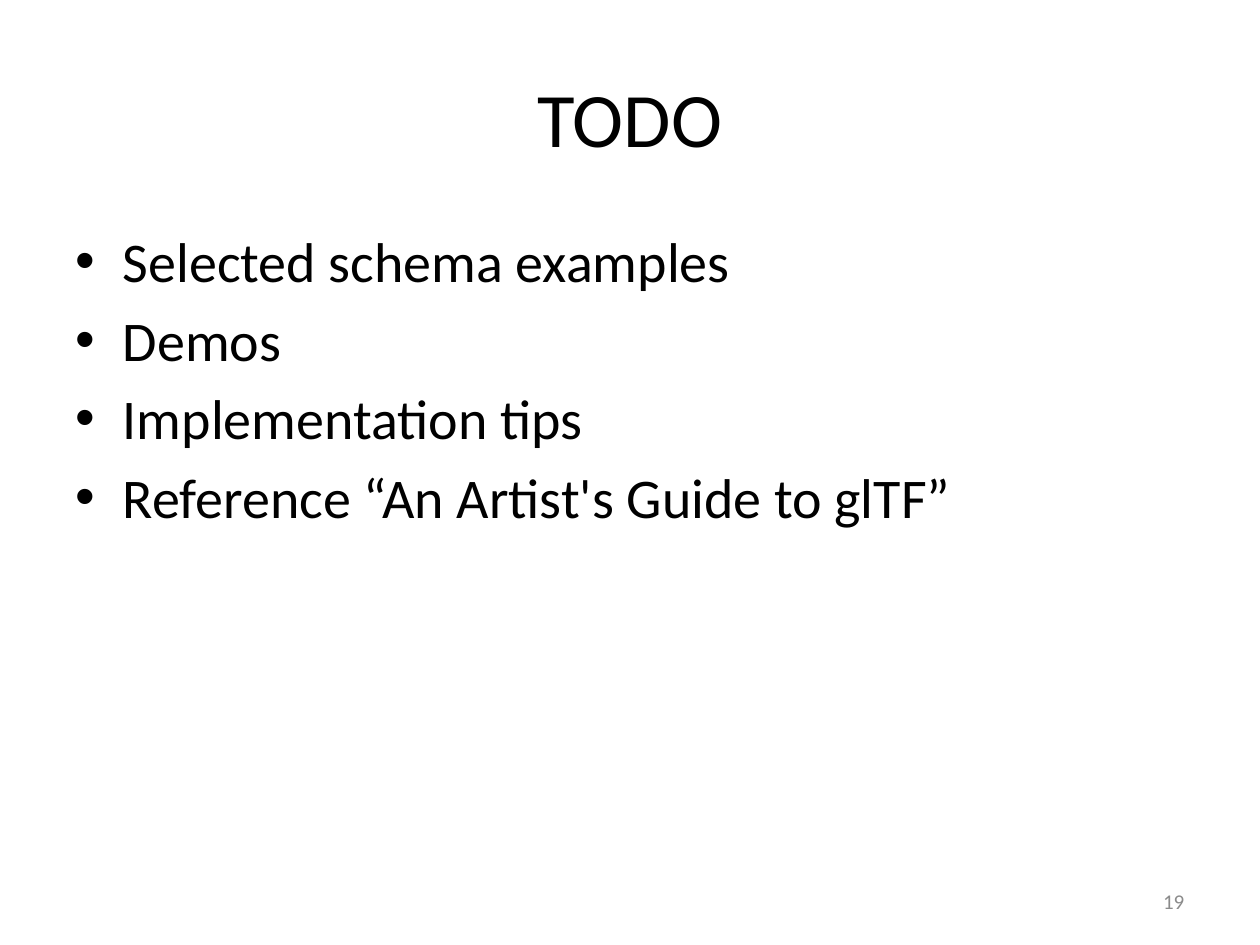
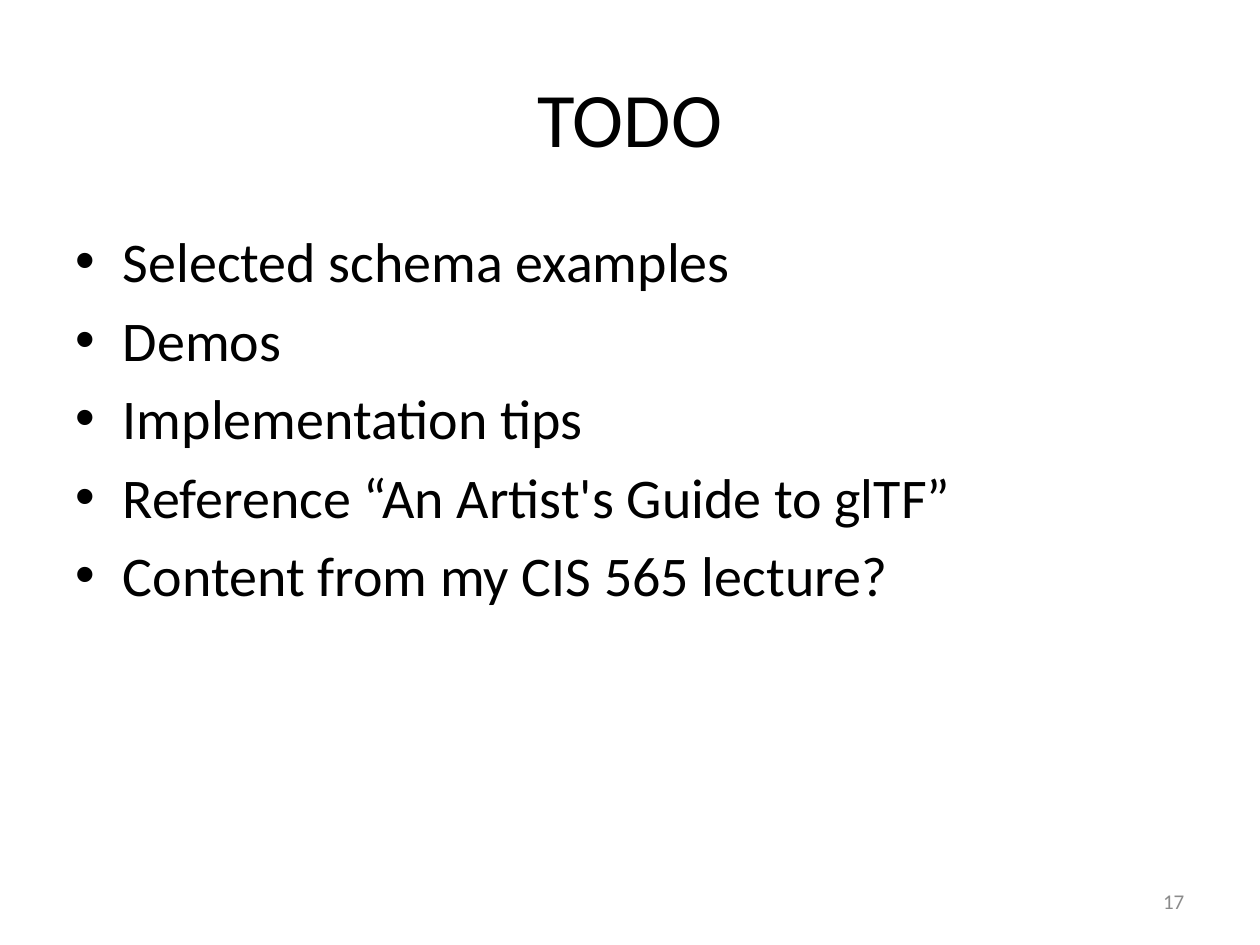
Before and after one commit to pjcozzi/Articles, a slide deck: slide 17 of WebGLContentPipeline/WebGLContentPipelineWithglTF.pptx (slide 19 before the commit). Drawn at 1260x945 pixels with LibreOffice and Linux fonts; fonts in the diff are those of the drawing. Boxes give left, top, right and bottom in pixels: in the first picture for what was removed or moved away, otherwise in the second. Text is boxed around its words. In the diff, an @@ line names an element or a change of style, - is before the commit and + after.

```diff
--- a/WebGLContentPipeline/WebGLContentPipelineWithglTF.pptx
+++ b/WebGLContentPipeline/WebGLContentPipelineWithglTF.pptx
@@ text at box(123, 557, 887, 605): paragraph added @@
+• Content from my CIS 565 lecture?
@@ page number at box(1163, 895, 1184, 909): text changed @@
-19
+17
```
Also in this commit, not shown: 4 other slides changed, 2 slides removed, 1 other file.
